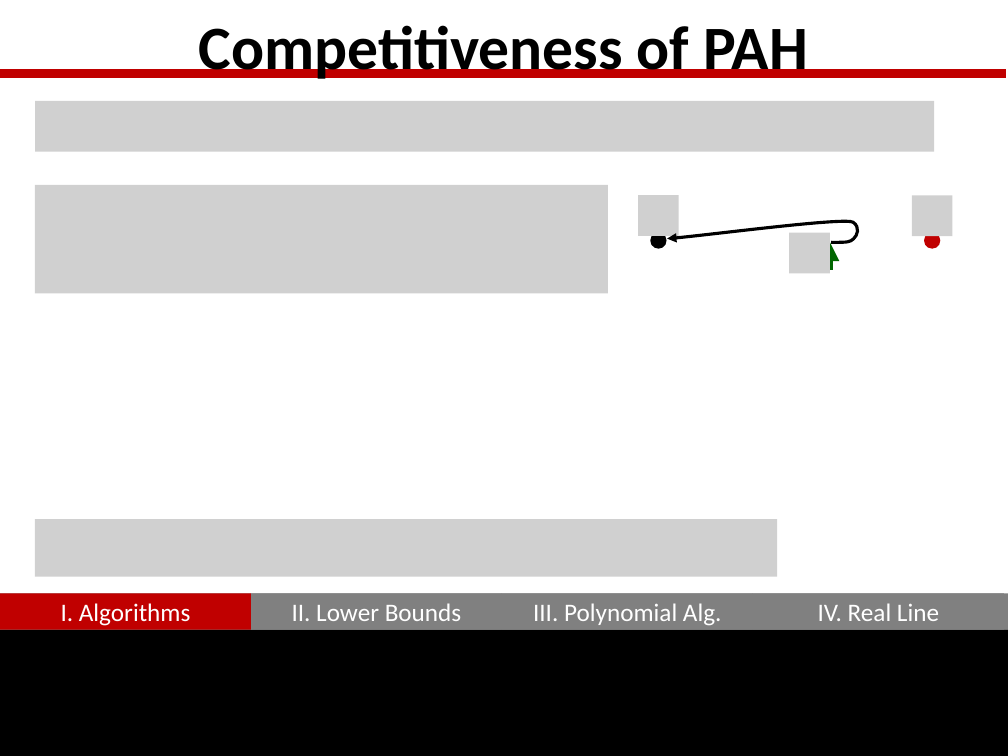
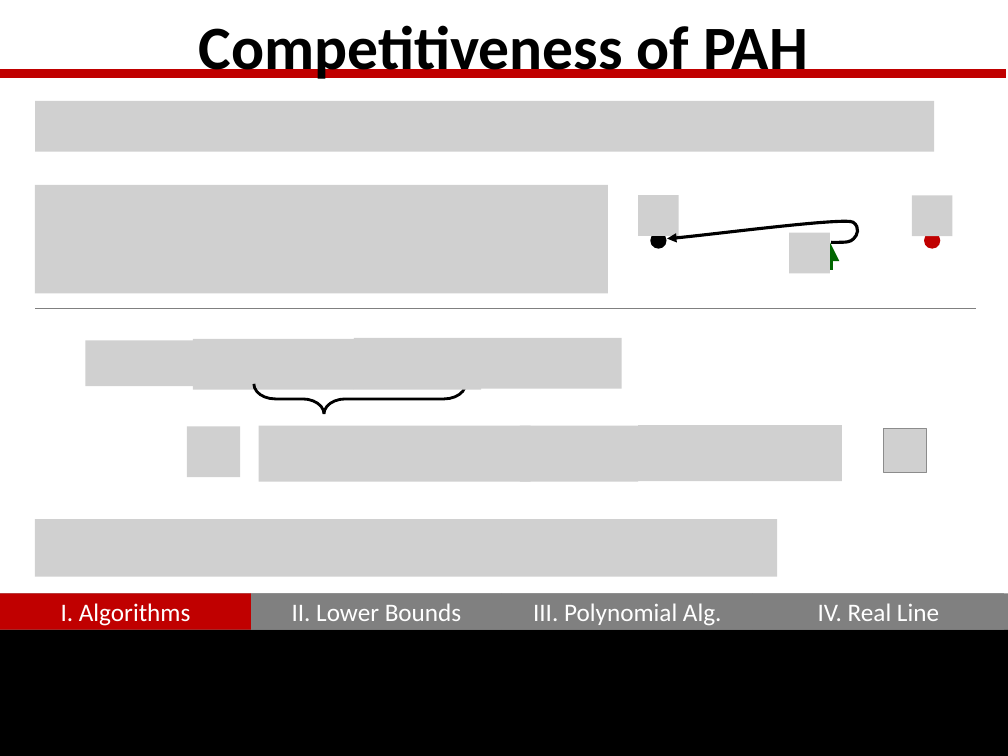
Before and after one commit to GraffL/talk-online-tsp, a slide deck: slide 16 of Präsentation43.pptx (slide 14 before the commit). Drawn at 1008x756 pixels with LibreOffice and Linux fonts; fonts in the diff are those of the drawing; grey boxes stand for pictures. Boxes give left, top, right and bottom in pixels: in the first picture for what was removed or moved away, otherwise in the second. Text is boxed around its words. In the diff, an @@ line names an element or a change of style, - is before the commit and + after.

```diff
--- a/Präsentation43.pptx
+++ b/Präsentation43.pptx
@@ line added from (35, 308) to (976, 308), #808080 1 pt @@
@@ picture added at (86,341,194,387) @@
@@ picture added at (193,339,354,389) @@
@@ picture added at (354,338,622,388) @@
@@ picture added at (354,339,481,389) @@
@@ right brace added at (254,384,466,414), outline #000000 2 pt @@
@@ picture added at (186,426,240,477) @@
@@ picture added at (259,425,531,482) @@
@@ picture added at (520,425,638,482) @@
@@ picture added at (638,425,842,482) @@
@@ picture added at (884,428,926,473) @@
```
Also in this commit, not shown: 4 other slides changed, 4 slides added, 1 slide removed.
